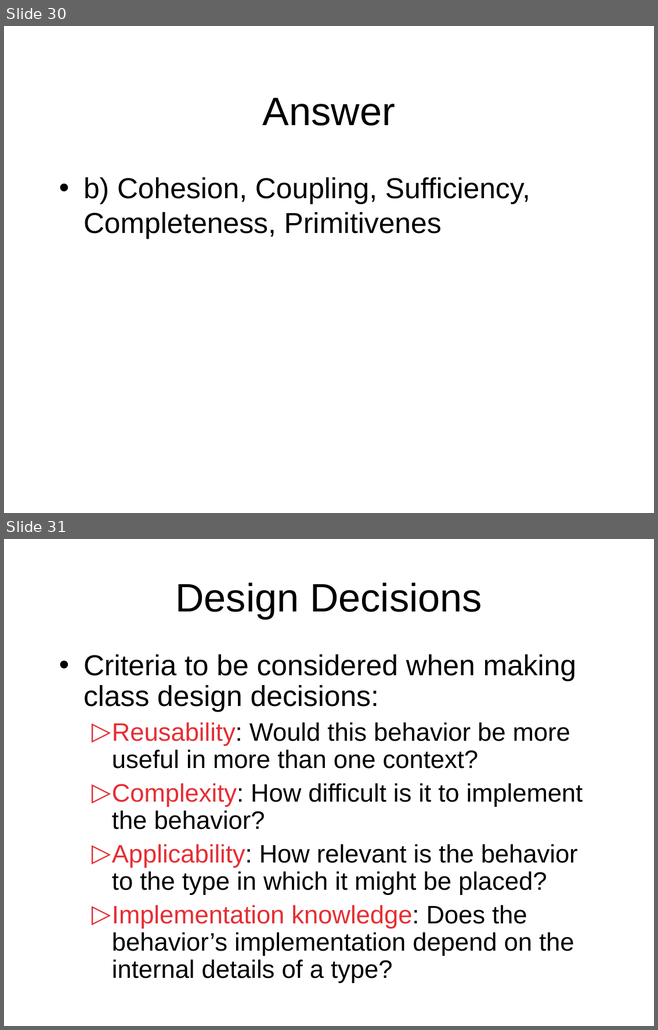
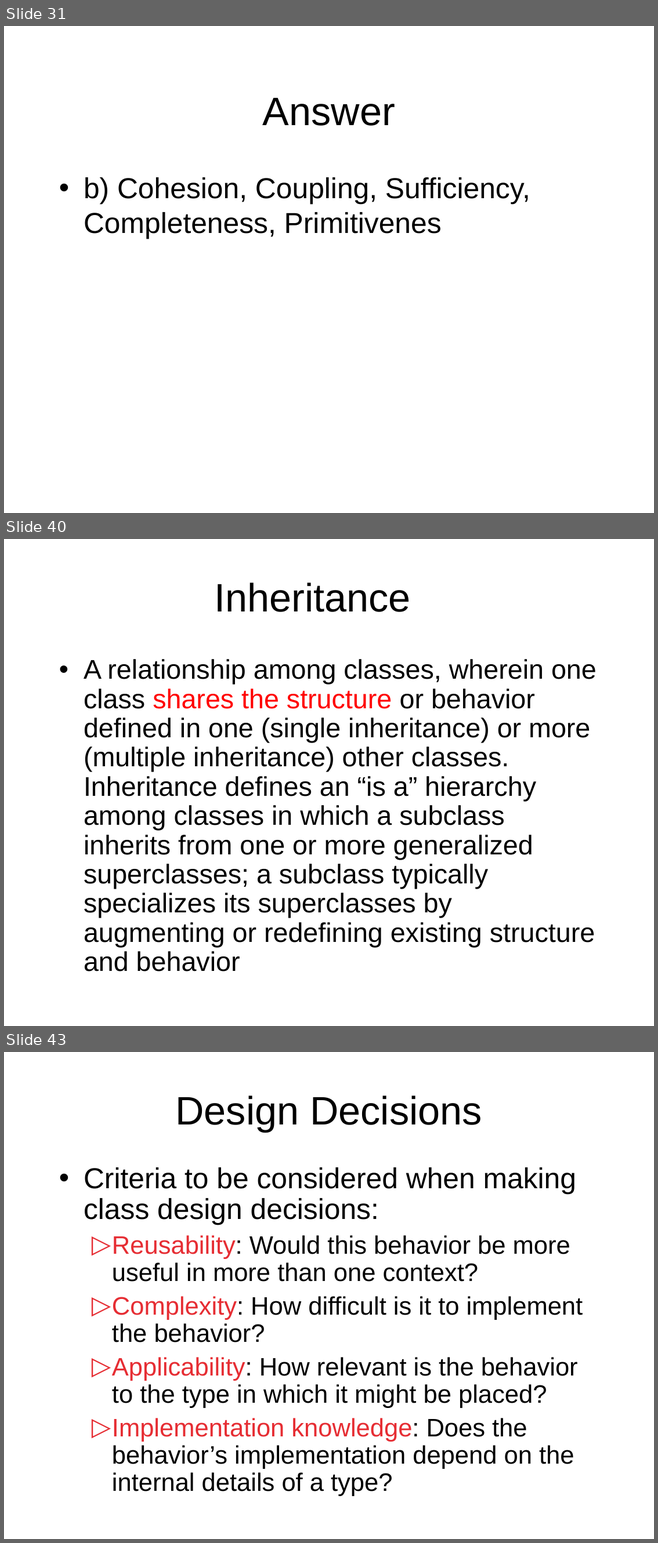
Before and after one commit to octaviordz/zjnu2017.github.io, a slide deck: OOAD/lectures/040--Classes.and.Objects.ppt. Shown one above the other, each under a label of ours: slides 30 and 31 before the commit, slides 31, 40 and 43 after it; the slides between them are not shown. The pictures are 658x1030 and 658x1543 pixels, drawn with LibreOffice and Linux fonts; fonts in the diff are those of the drawing. Boxes give left, top, right and bottom in pixels: in the first picture for what was removed or moved away, otherwise in the second. Text is boxed around its words. In the diff, an @@ line names an element or a change of style, - is before the commit and + after.

```diff
--- a/OOAD/lectures/040--Classes.and.Objects.ppt
+++ b/OOAD/lectures/040--Classes.and.Objects.ppt
@@ slide 40 added at [4, 539, 654, 1026], background #FFFFFF @@
@@ title added at [214, 583, 410, 612], 44 pt, text #000000 @@
+Inheritance
@@ text added at [83, 659, 596, 972], 30 pt, text #000000 @@
+• A relationship among classes, wherein one class shares the structure or behavior defined in one (single inheritance) or more (multiple inheritance) other classes. Inheritance defines an “is a” hierarchy among classes in which a subclass inherits from one or more generalized superclasses; a subclass typically specializes its superclasses by augmenting or redefining existing structure and behavior
@@ what was slide 30 is now slide 31 @@
@@ what was slide 31 is now slide 43 @@
```
Also in this commit, not shown: 11 slides changed, 26 other slides added, 1 other file.
